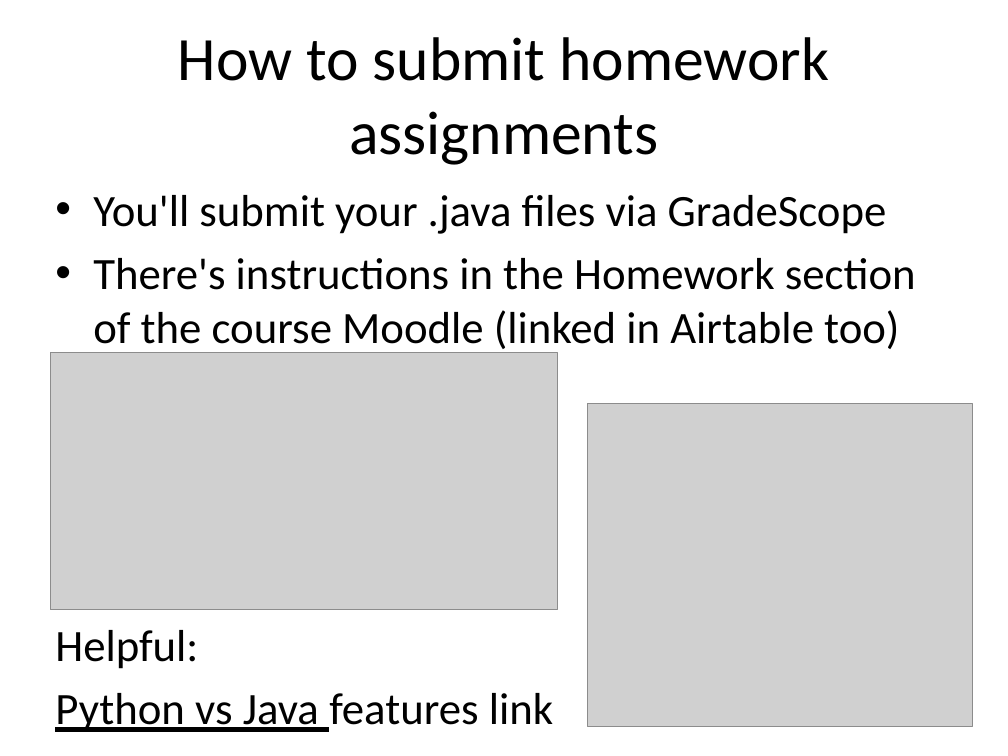
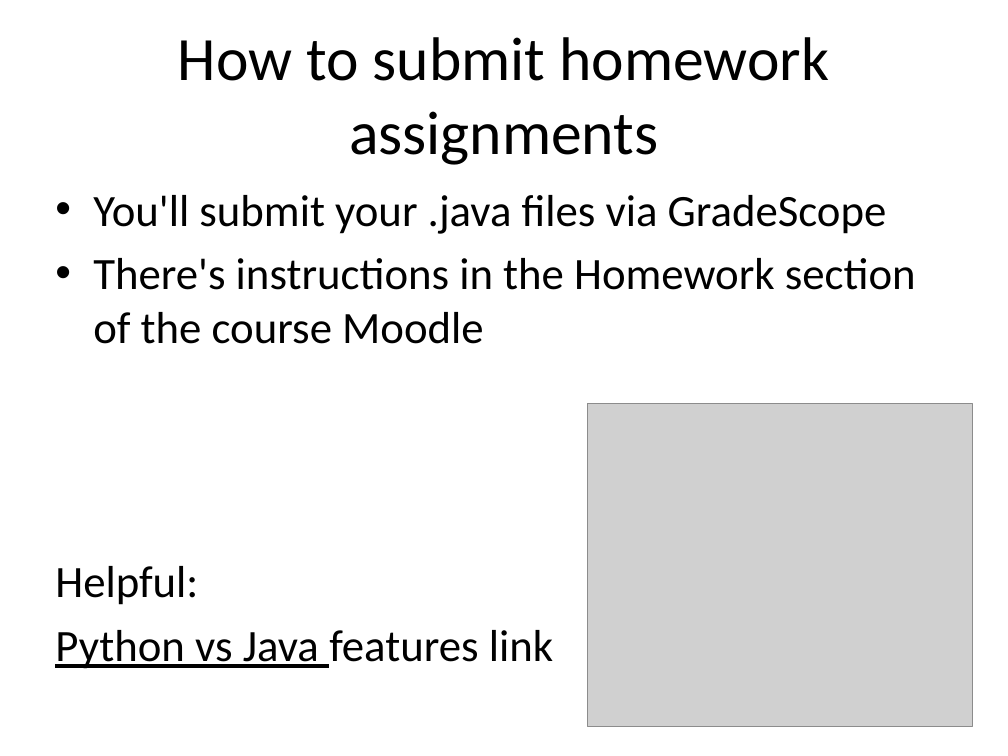
Before and after one commit to RHIT-CSSE/csse220, a slide deck: slide 12 of ClassMaterials/JavaIntro/Slides/Part2-JavaIntro.pptx. Drawn at 1008x756 pixels with LibreOffice and Linux fonts; fonts in the diff are those of the drawing; grey boxes stand for pictures. Boxes give left, top, right and bottom in pixels: in the first picture for what was removed or moved away, otherwise in the second. Text is boxed around its words. In the diff, an @@ line names an element or a change of style, - is before the commit and + after.

```diff
--- a/ClassMaterials/JavaIntro/Slides/Part2-JavaIntro.pptx
+++ b/ClassMaterials/JavaIntro/Slides/Part2-JavaIntro.pptx
@@ text at [93, 258, 916, 344]: text changed @@
-• There's instructions in the Homework section of the course Moodle (linked in Airtable too)
+• There's instructions in the Homework section of the course Moodle
@@ picture removed at [50, 353, 557, 610] @@
```
Also in this commit, not shown: 5 other slides changed, 2 slides added, 2 slides removed, 3 other files.
